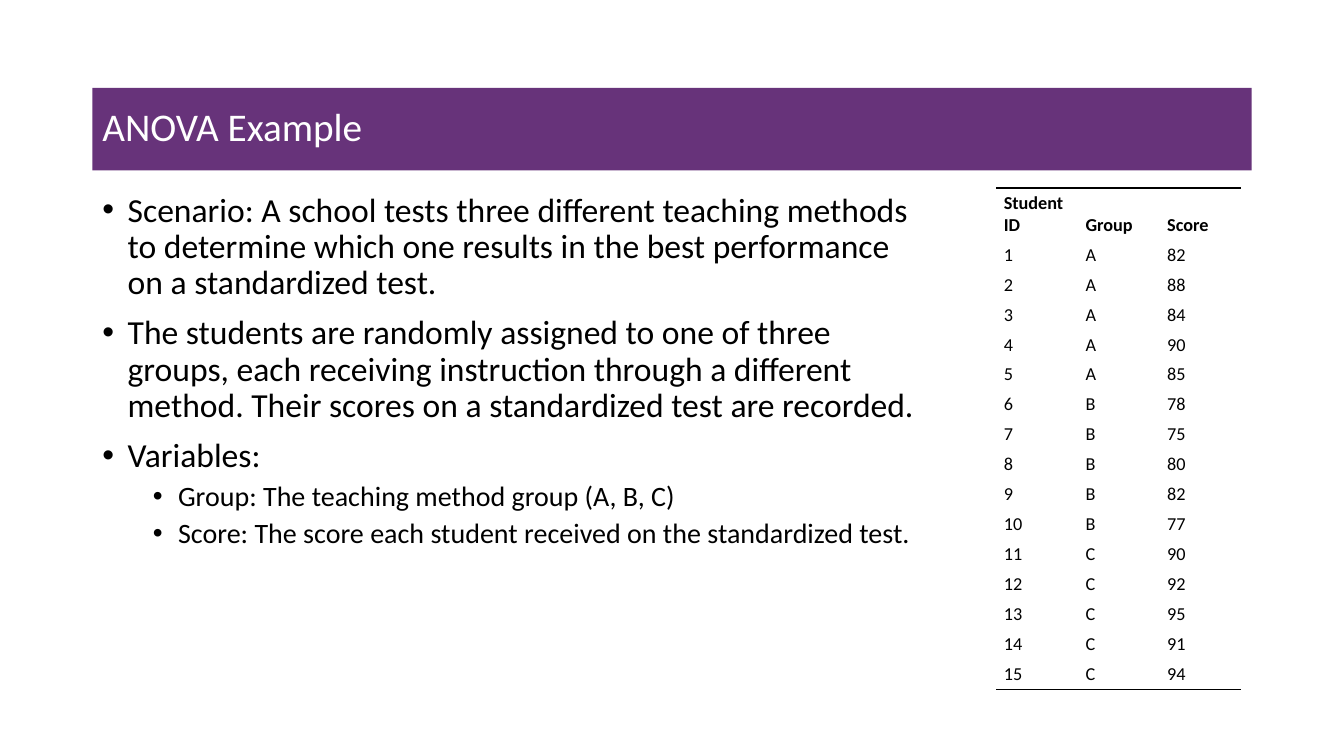
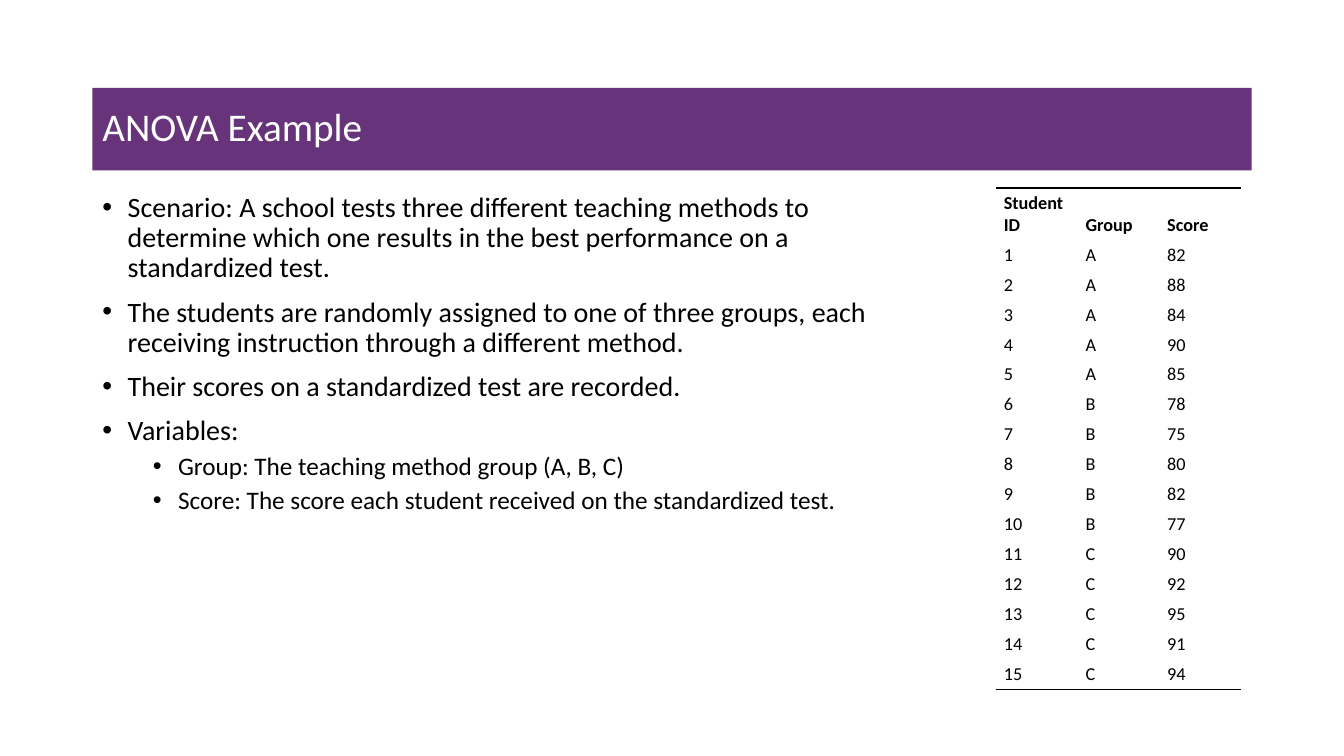
Before and after one commit to msfasha/307102-Descriptive-Statistics-for-Business, a slide deck: slide 40 of Part 2 - Inferential Statisitcs/Part 2.3 - Introduction to Hypothesis Testing/Part 2.3 - Introduction to Hypthesis Testing.pptx (slide 33 before the commit). Drawn at 1344x756 pixels with LibreOffice and Linux fonts; fonts in the diff are those of the drawing; background and template pictures are left out. Boxes give left, top, right and bottom in pixels: in the first picture for what was removed or moved away, otherwise in the second. Text is boxed around its words. In the diff, an @@ line names an element or a change of style, - is before the commit and + after.

```diff
--- a/Part 2 - Inferential Statisitcs/Part 2.3 - Introduction to Hypothesis Testing/Part 2.3 - Introduction to Hypthesis Testing.pptx
+++ b/Part 2 - Inferential Statisitcs/Part 2.3 - Introduction to Hypothesis Testing/Part 2.3 - Introduction to Hypthesis Testing.pptx
@@ text at [128,197,835,510]: size 24 to 20 pt in "Scenario: A school tests three different teaching ...", "Variables:"; size 20 to 18 pt in "Group: The teaching method group (A, B, ...", "Score: The score each student received on ..." @@
@@ text at [128,302,866,397]: text changed; size 24 to 20 pt @@
-• The students are randomly assigned to one of three groups, each receiving instruction through a different method. Their scores on a standardized test are recorded.
+• The students are randomly assigned to one of three groups, each receiving instruction through a different method.
+• Their scores on a standardized test are recorded.
```
Also in this commit, not shown: 23 other slides changed, 13 slides added, 7 slides removed, 5 other files.
